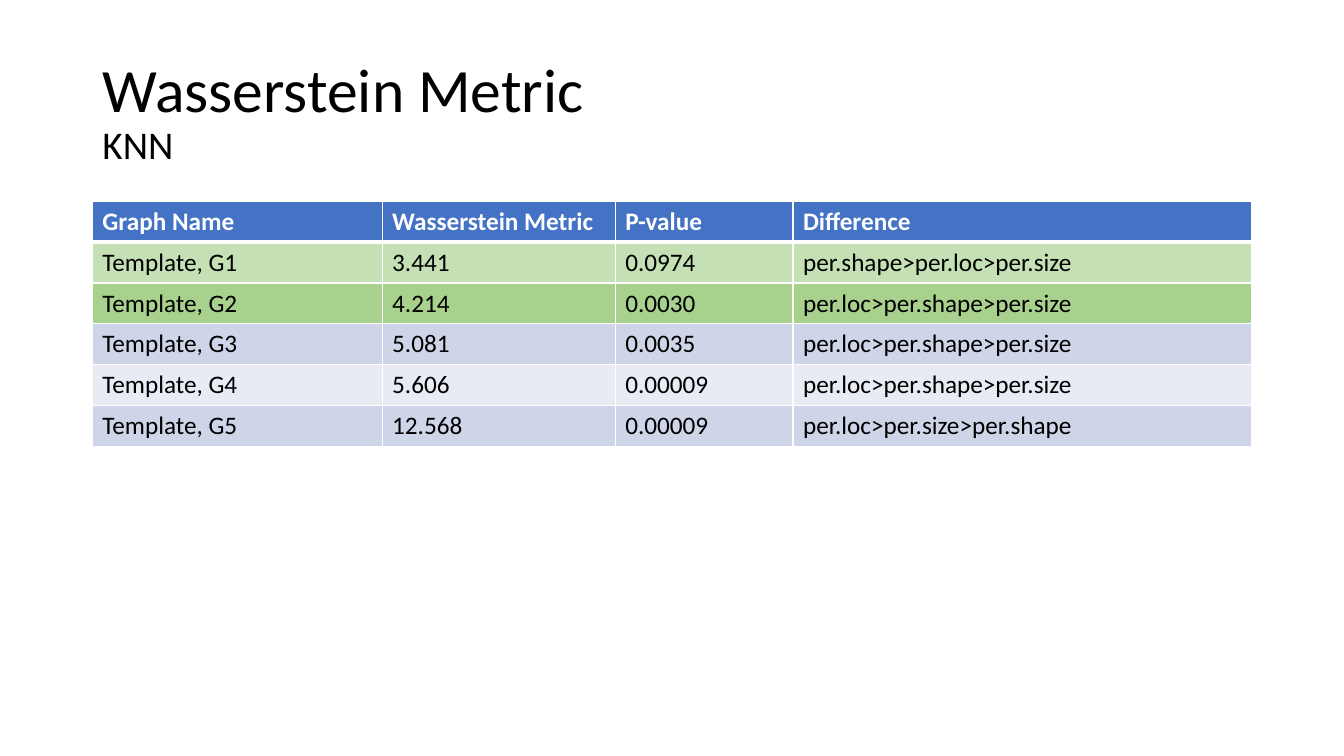
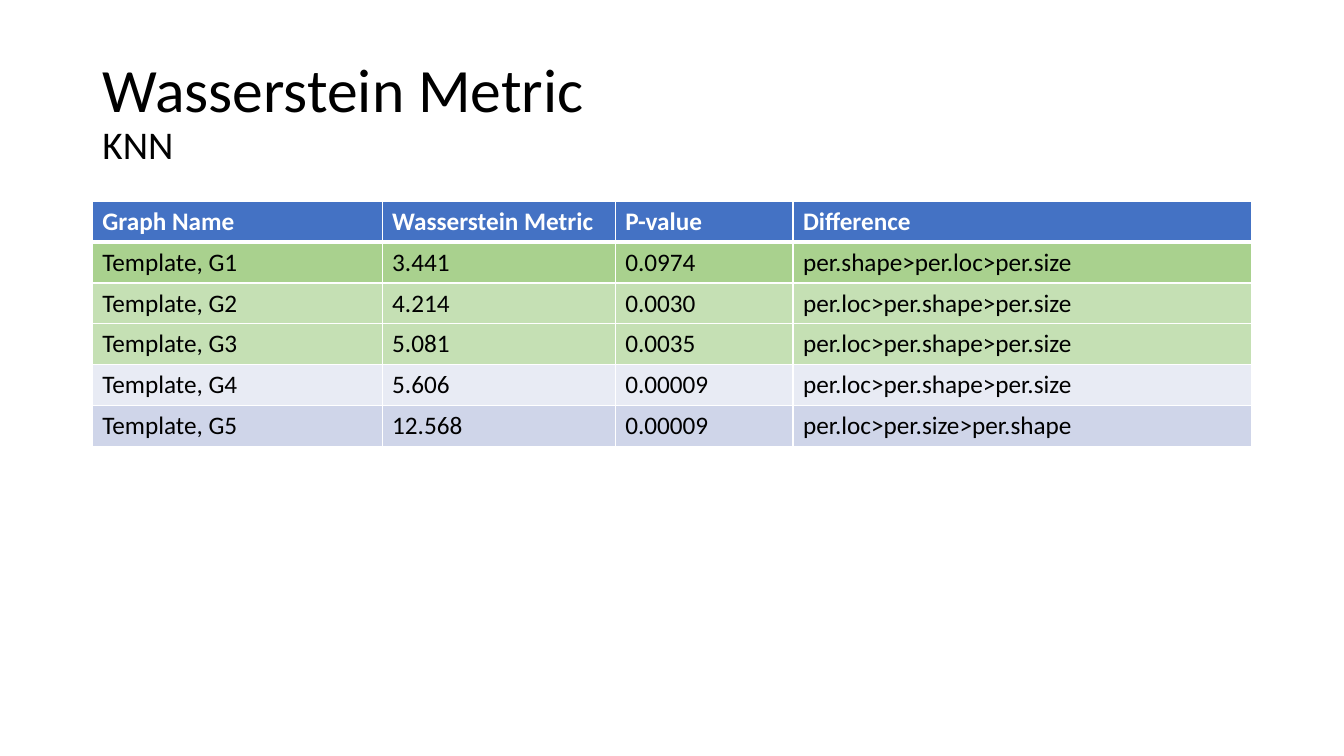
Before and after one commit to AtrayeeNeog/Visualization_2019-20, a slide deck: slide 50 of Documentation/Presentation/Project_Presentation_v2.pptx. Drawn at 1344x756 pixels with LibreOffice and Linux fonts; fonts in the diff are those of the drawing. Boxes give left, top, right and bottom in pixels: in the first picture for what was removed or moved away, otherwise in the second. Text is boxed around its words. In the diff, an @@ line names an element or a change of style, - is before the commit and + after.

```diff
--- a/Documentation/Presentation/Project_Presentation_v2.pptx
+++ b/Documentation/Presentation/Project_Presentation_v2.pptx
@@ table at (93, 202, 1252, 447) @@
@@ fill #C5E0B4 to #A9D18E in row 2 @@
@@ fill #A9D18E to #C5E0B4 in row 3 @@
@@ fill #CFD5EA to #C5E0B4 in row 4 @@
```
Also in this commit, not shown: 12 slides added, 1 other file.
